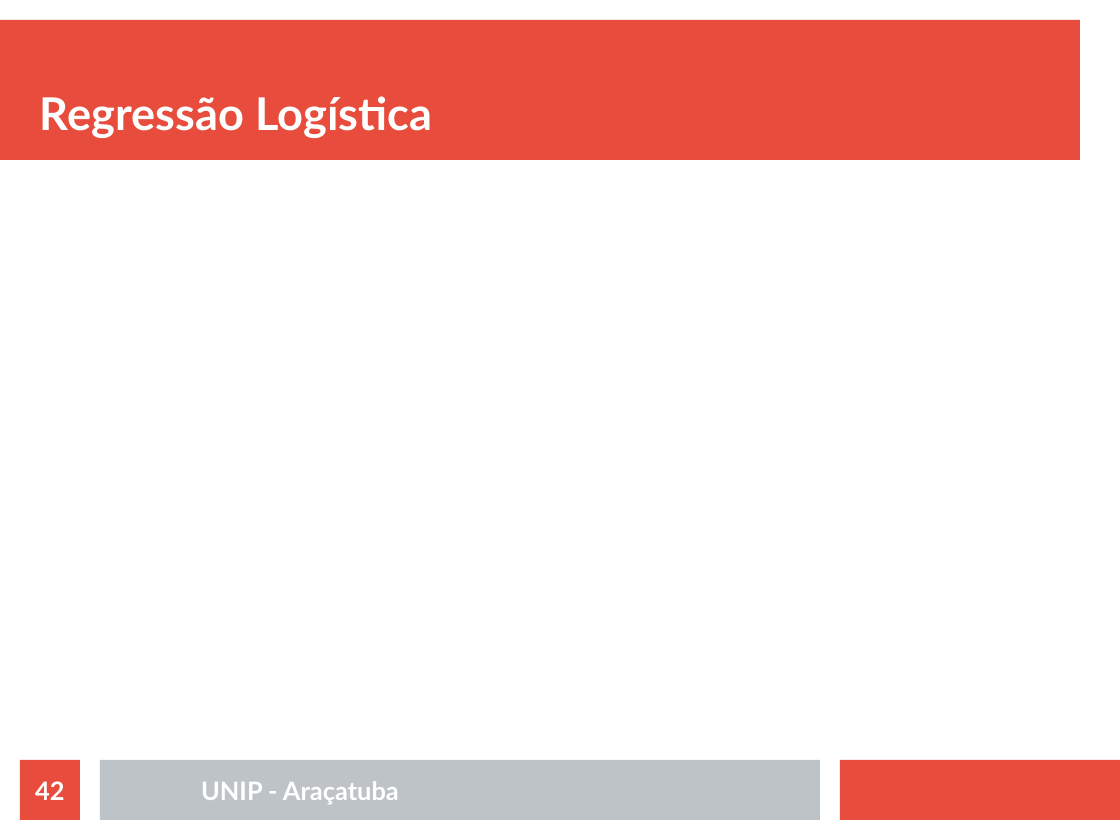
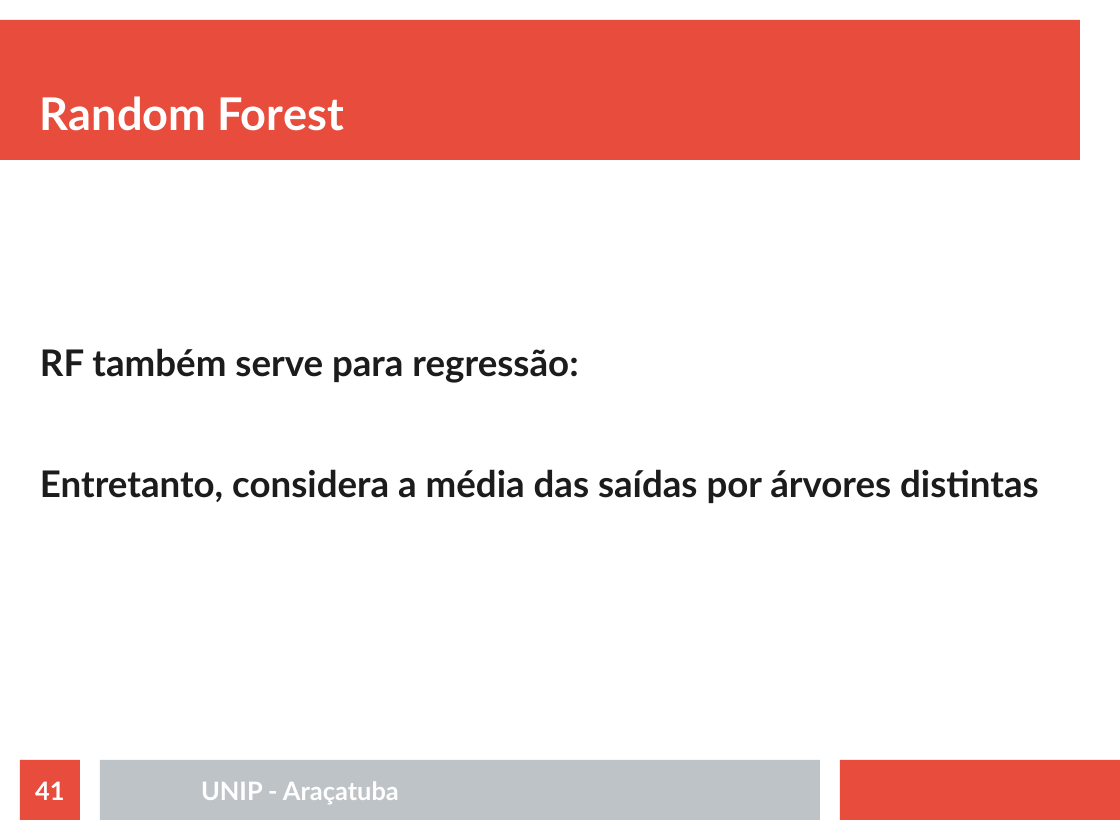
Before and after one commit to rafaelstojoao/pos-unip, a slide deck: slide 41 of [2020][modulo][Machine_Learning]/[aula]03[outrosAlgoritmos].odp (slide 42 before the commit). Drawn at 1120x840 pixels with LibreOffice and Linux fonts; fonts in the diff are those of the drawing. Boxes give left, top, right and bottom in pixels: in the first picture for what was removed or moved away, otherwise in the second. Text is boxed around its words. In the diff, an @@ line names an element or a change of style, - is before the commit and + after.

```diff
--- a/[2020][modulo][Machine_Learning]/[aula]03[outrosAlgoritmos].odp
+++ b/[2020][modulo][Machine_Learning]/[aula]03[outrosAlgoritmos].odp
@@ title at bbox=[40, 96, 343, 131]: text changed @@
-Regressão Logística
+Random Forest
@@ text added at bbox=[40, 348, 1039, 503], 26 pt, text #1C1C1C, bold @@
+RF também serve para regressão:
+Entretanto, considera a média das saídas por árvores distintas
@@ page number at bbox=[35, 781, 64, 800]: text changed @@
-42
+41
```
Also in this commit, not shown: 2 other slides changed, 3 slides added, 11 slides removed, 5 other files.
